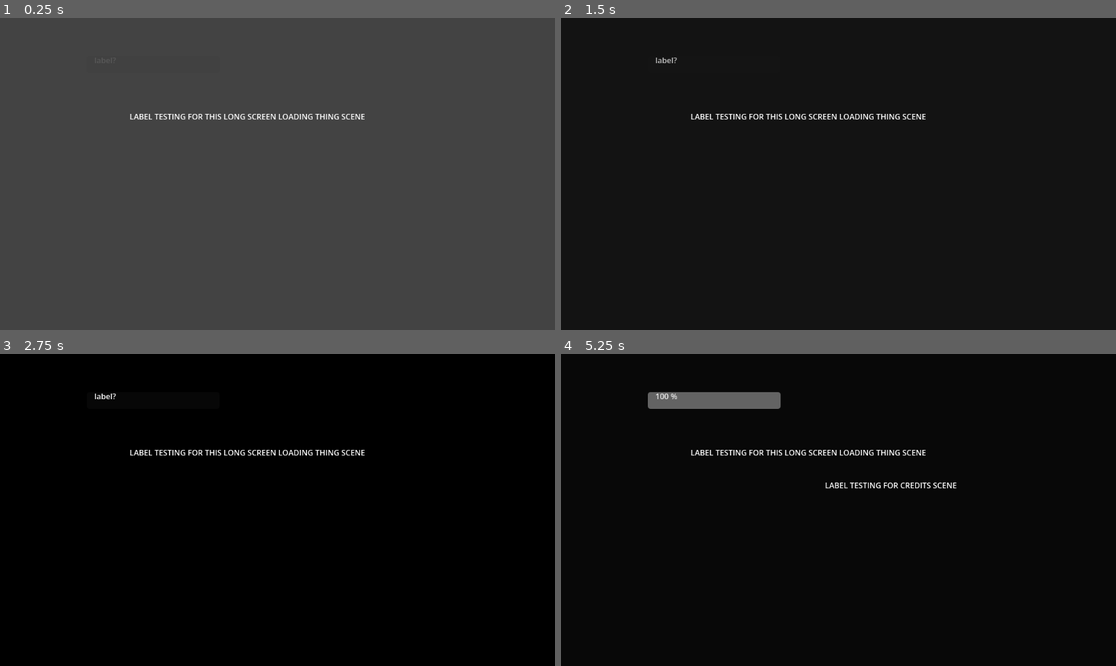
Above: before the commit, frames 1-4 (two rows, left to right).
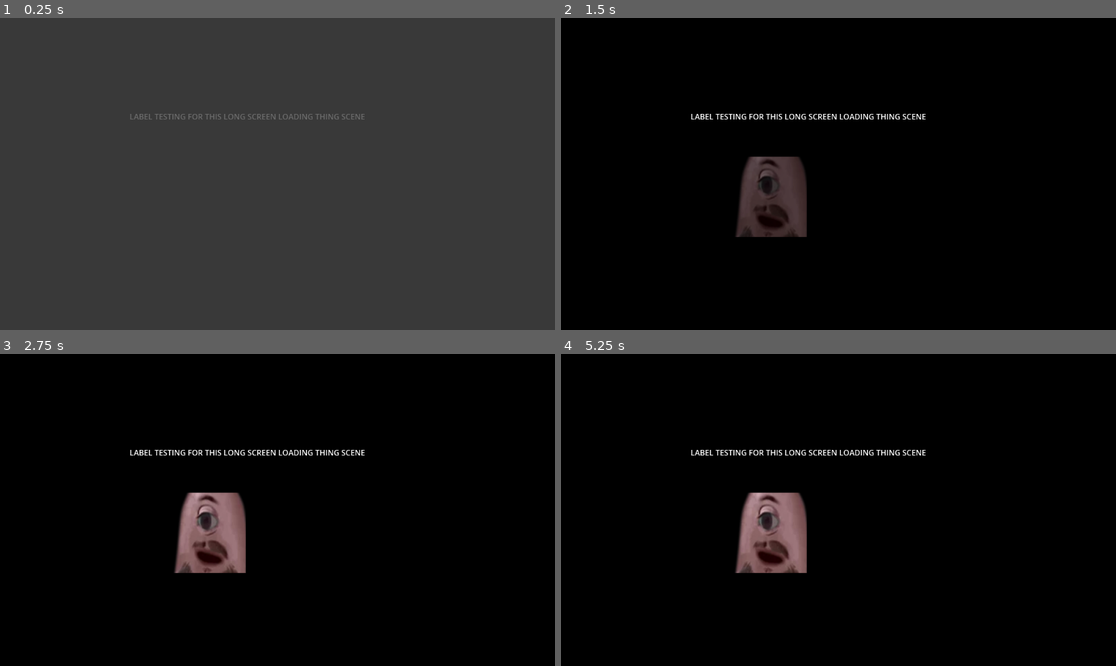
Above: after the commit, the same moments.

Repository: Gablinski/Foren
Game: Godot game, scene res://boot.tscn
Same seed, same stepped clock (60 frames per second), same inputs: the game is played once before the commit and once after it. The engine's default icon, where the game draws it, is replaced by a stand-in: a white triangle on a blue panel in a dark square.
Inputs (mouse positions are in pixels of both pictures, inside the frame that each line leads up to):
- Up to frame 1 (0.25 s): no input
- Up to frame 2 (1.5 s): tap Enter at 0.5 s; move the mouse to (960, 158) at 0.52 s; hold D (move_right) 0.53-1.28 s; tap Q (dash) at 0.6, 1.35 s; tap Space (jump) at 0.77 s; move the mouse to (727, 189) at 1.27 s; hold S (move_back) from 1.28 s (still down)
- Up to frame 3 (2.75 s): tap Space (jump) at 1.52 s; move the mouse to (333, 441) at 2.02 s; release S (move_back) at 2.03 s; hold D (move_right) from 2.03 s (still down); tap Q (dash) at 2.1 s
- Up to frame 4 (5.25 s): tap Space (jump) at 2.75, 3.02, 3.77, 4.25, 4.52 s; move the mouse to (810, 572) at 2.77 s; release D (move_right) at 2.78 s; hold W (move_forward) 2.78-3.53 s; tap Q (dash) every 0.75 s from 2.85 to 5.1 s; tap Enter at 3.5, 5 s; move the mouse to (1005, 556) at 3.52 s; hold A (move_left) 3.53-5.03 s; move the mouse to (672, 463) at 4.27 s; move the mouse to (866, 510) at 5.02 s; hold S (move_back) from 5.03 s (still down)

The runs differ from the first frame. In frame 1, 0.5% of the frame differs, in the area x 17-66%, y 12-33%; in frame 2, 2.5%; in frame 3, 3.1%; in frame 4, 4.5%, in the area x 15-72%, y 12-71%.

Commit message:
DEUS EX MACHINA

Diff:
--- a/credits.gd
+++ b/credits.gd
@@ -9,4 +9,4 @@
 	await get_tree().create_timer(display_duration).timeout
 	animation_player.play("FadeOut")
 	await animation_player.animation_finished
-	SceneLoader.load_scene("res://main_menu.tscn", "long")
+	SceneLoader.load_scene("res://main_menu.tscn", "short")
--- a/credits.tscn
+++ b/credits.tscn
@@ -58,6 +58,7 @@
 layer = 10
 script = ExtResource("1_nm7lk")
 animation_player = NodePath("AnimationPlayer")
+display_duration = 5.0
 
 [node name="TextureRect" type="TextureRect" parent="." unique_id=907164369]
 anchors_preset = 15
@@ -68,10 +69,3 @@
 
 [node name="AnimationPlayer" type="AnimationPlayer" parent="." unique_id=1399842503]
 libraries/ = SubResource("AnimationLibrary_c1t8d")
-
-[node name="Label" type="Label" parent="." unique_id=856687193]
-offset_left = 548.0
-offset_top = 261.0
-offset_right = 951.0
-offset_bottom = 398.0
-text = "LABEL TESTING FOR CREDITS SCENE"
--- a/loading_screen_long.gd
+++ b/loading_screen_long.gd
@@ -3,37 +3,28 @@
 signal loading_screen_ready
 
 @export var animation_player : AnimationPlayer
-@export var progress_bar : ProgressBar
-@export var percentage_label : Label
-@export var min_display_time : float = 3.0
-
-var update_value : float = 0.0
-var is_loading : bool = false
+@export var in_time : float = 0.5
+@export var fade_in_time : float = 2.0
+@export var pause_time : float = 3.0
+@export var fade_out_time : float = 2.0
+@export var out_time : float = 0.5
+@export var splash_screen : TextureRect
 
 func _ready() -> void:
-	progress_bar.max_value = 1.0
-	progress_bar.value = 0.0
-	await animation_player.animation_finished
-	await get_tree().create_timer(min_display_time).timeout
-	is_loading = true
+	splash_screen.modulate.a = 0.0
+	var tween = create_tween()
+	tween.tween_interval(in_time)
+	tween.tween_property(splash_screen, "modulate:a", 1.0, fade_in_time)
+	tween.tween_interval(pause_time)
+	tween.tween_property(splash_screen, "modulate:a", 0.0, fade_out_time)
+	tween.tween_interval(out_time)
+	await tween.finished
 	loading_screen_ready.emit()
 
-func on_progress_changed(value: float) -> void:
-	if value > update_value:
-		update_value = value
-
-func _process(delta: float) -> void:
-	if not is_loading:
-		return
-	if progress_bar.value < update_value:
-		progress_bar.value = lerp(progress_bar.value, update_value, delta)
-	progress_bar.value += delta * 0.2 * \
-		(0.5 if update_value >= 1.0 else clamp(0.9 - progress_bar.value, 0.0, 1.0))
-	percentage_label.text = str(int(progress_bar.value * 100.0)) + " %"
+func on_progress_changed(_value: float) -> void:
+	pass
 
 func on_load_finished() -> void:
-	progress_bar.value = 1.0
-	percentage_label.text = "100 %"
 	animation_player.play_backwards("Transition")
 	await animation_player.animation_finished
 	queue_free()
--- a/loading_screen_long.tscn
+++ b/loading_screen_long.tscn
@@ -1,6 +1,7 @@
 [gd_scene format=3 uid="uid://br28dc87ti4nj"]
 
 [ext_resource type="Script" uid="uid://c2uif332uvd6" path="res://loading_screen_long.gd" id="1_ia1sv"]
+[ext_resource type="Texture2D" uid="uid://cyc6tuchjkqd1" path="res://zrzi7i5t9bze1.jpeg" id="2_8ryub"]
 
 [sub_resource type="StyleBoxFlat" id="StyleBoxFlat_g4v7s"]
 bg_color = Color(0, 0, 0, 1)
@@ -22,7 +23,6 @@
 
 [sub_resource type="Animation" id="Animation_04of0"]
 resource_name = "Transition"
-length = 2.0
 tracks/0/type = "value"
 tracks/0/imported = false
 tracks/0/enabled = true
@@ -30,7 +30,7 @@
 tracks/0/interp = 1
 tracks/0/loop_wrap = true
 tracks/0/keys = {
-"times": PackedFloat32Array(0, 2),
+"times": PackedFloat32Array(0, 1),
 "transitions": PackedFloat32Array(1, 1),
 "update": 0,
 "values": [Color(1, 1, 1, 0), Color(1, 1, 1, 1)]
@@ -42,12 +42,11 @@
 &"Transition": SubResource("Animation_04of0")
 }
 
-[node name="LoadingScreenLong" type="CanvasLayer" unique_id=1772059870 node_paths=PackedStringArray("animation_player", "progress_bar", "percentage_label")]
+[node name="LoadingScreenLong" type="CanvasLayer" unique_id=1772059870 node_paths=PackedStringArray("animation_player", "splash_screen")]
 layer = 10
 script = ExtResource("1_ia1sv")
 animation_player = NodePath("AnimationPlayer")
-progress_bar = NodePath("Panel/ProgressBar")
-percentage_label = NodePath("Panel/Label")
+splash_screen = NodePath("TextureRect")
 
 [node name="Panel" type="Panel" parent="." unique_id=398910017]
 modulate = Color(1, 1, 1, 0)
@@ -58,29 +57,22 @@
 grow_vertical = 2
 theme_override_styles/panel = SubResource("StyleBoxFlat_g4v7s")
 
-[node name="ProgressBar" type="ProgressBar" parent="Panel" unique_id=375664643]
+[node name="Label" type="Label" parent="Panel" unique_id=18690042]
 layout_mode = 0
-offset_left = 180.0
-offset_top = 79.0
-offset_right = 456.0
-offset_bottom = 114.0
-show_percentage = false
-
-[node name="Label" type="Label" parent="Panel" unique_id=370472165]
-layout_mode = 0
-offset_left = 196.0
-offset_top = 76.0
-offset_right = 282.0
-offset_bottom = 115.0
-text = "label?"
+offset_left = 269.0
+offset_top = 193.0
+offset_right = 758.0
+offset_bottom = 216.0
+text = "LABEL TESTING FOR THIS LONG SCREEN LOADING THING SCENE"
 
 [node name="AnimationPlayer" type="AnimationPlayer" parent="." unique_id=1654182729]
 libraries/ = SubResource("AnimationLibrary_rtiki")
 autoplay = &"Transition"
 
-[node name="Label" type="Label" parent="." unique_id=18690042]
-offset_left = 269.0
-offset_top = 193.0
-offset_right = 543.0
-offset_bottom = 216.0
-text = "LABEL TESTING FOR THIS LONG SCREEN LOADING THING SCENE"
+[node name="TextureRect" type="TextureRect" parent="." unique_id=1382352867]
+offset_left = 357.0
+offset_top = 288.0
+offset_right = 510.0
+offset_bottom = 455.0
+texture = ExtResource("2_8ryub")
+expand_mode = 1
